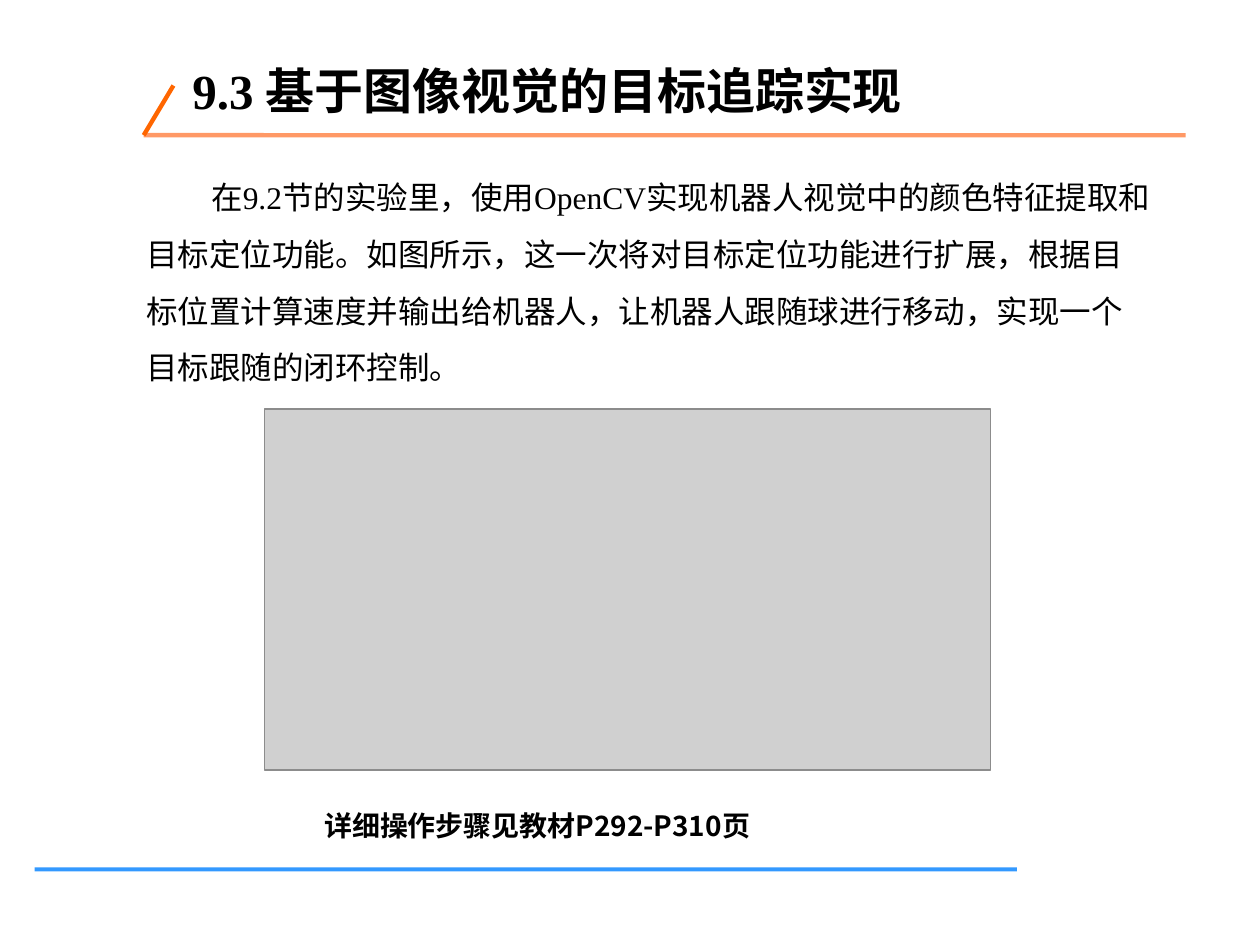
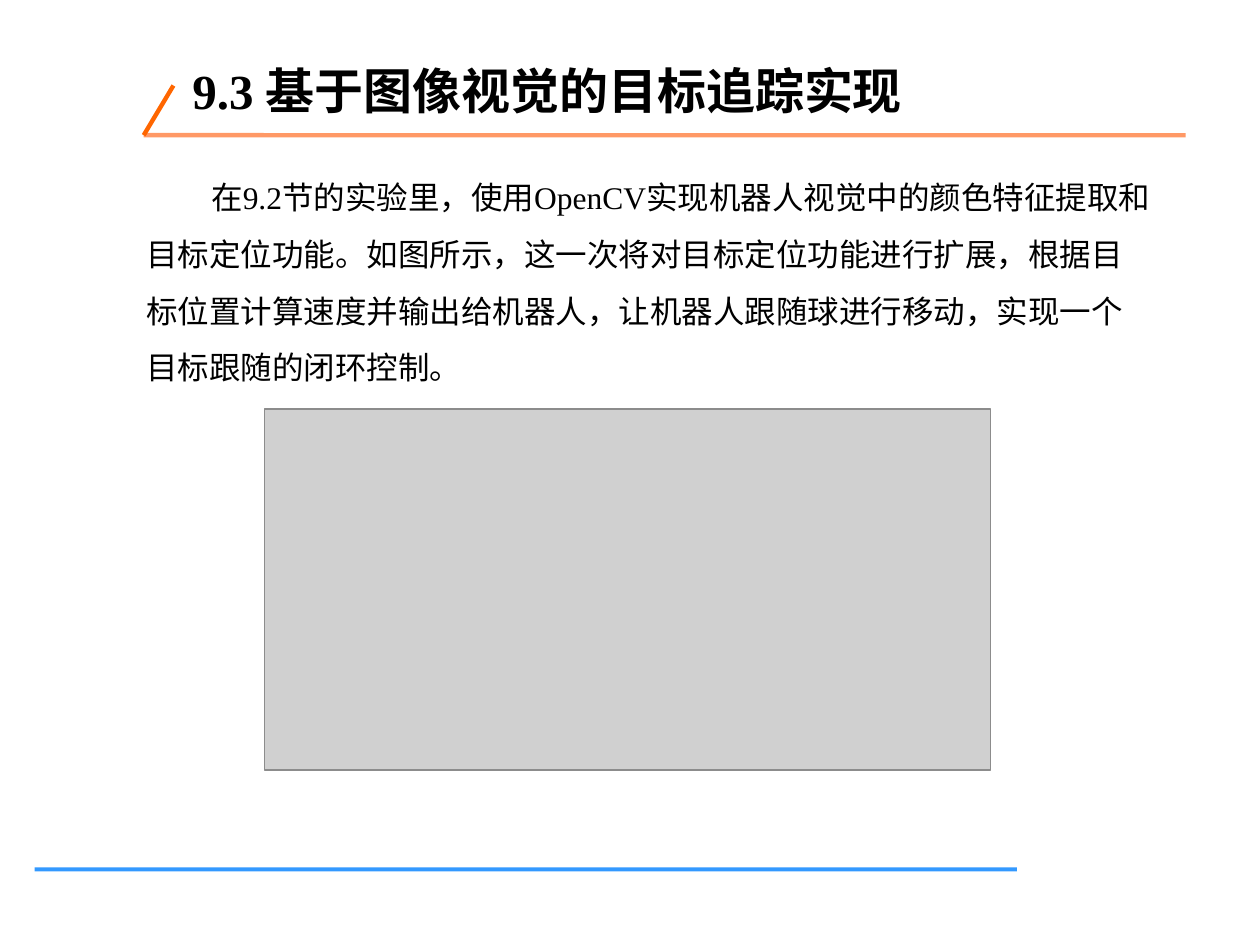
Before and after one commit to tcy1998/robotics-engineering-practice, a slide deck: slide 69 of downloads/week03-ros2-navigation-vision.pptx (slide 73 before the commit). Drawn at 1260x945 pixels with LibreOffice and Linux fonts; fonts in the diff are those of the drawing; grey boxes stand for pictures. Boxes give left, top, right and bottom in pixels: in the first picture for what was removed or moved away, otherwise in the second. Text is boxed around its words. In the diff, an @@ line names an element or a change of style, - is before the commit and + after.

```diff
--- a/downloads/week03-ros2-navigation-vision.pptx
+++ b/downloads/week03-ros2-navigation-vision.pptx
@@ text removed at (x1=324, y1=812, x2=750, y2=839) @@
-详细操作步骤见教材P292-P310页
```
Also in this commit, not shown: 6 other slides changed, 8 slides removed, 1 other file.
